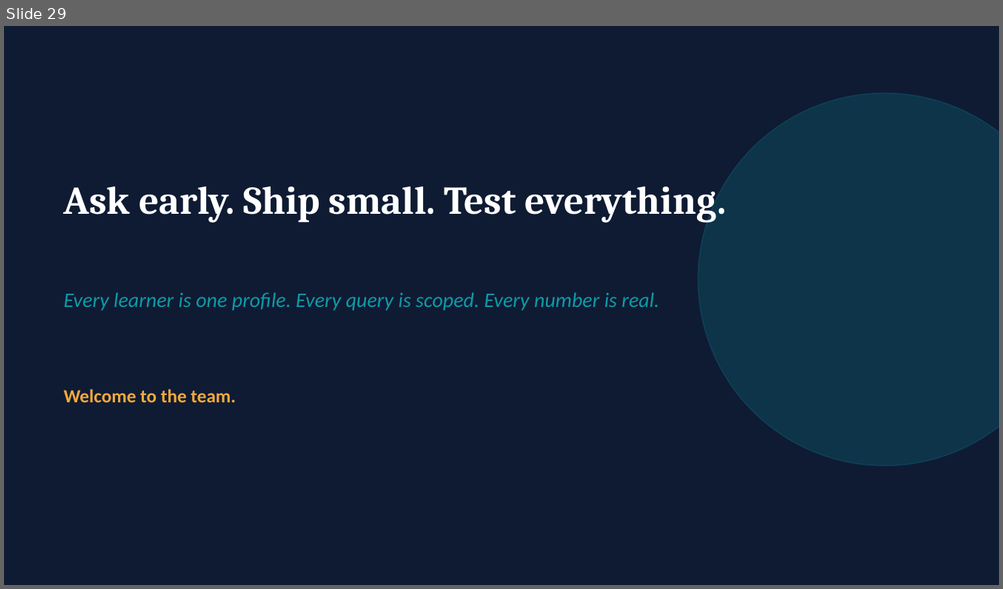
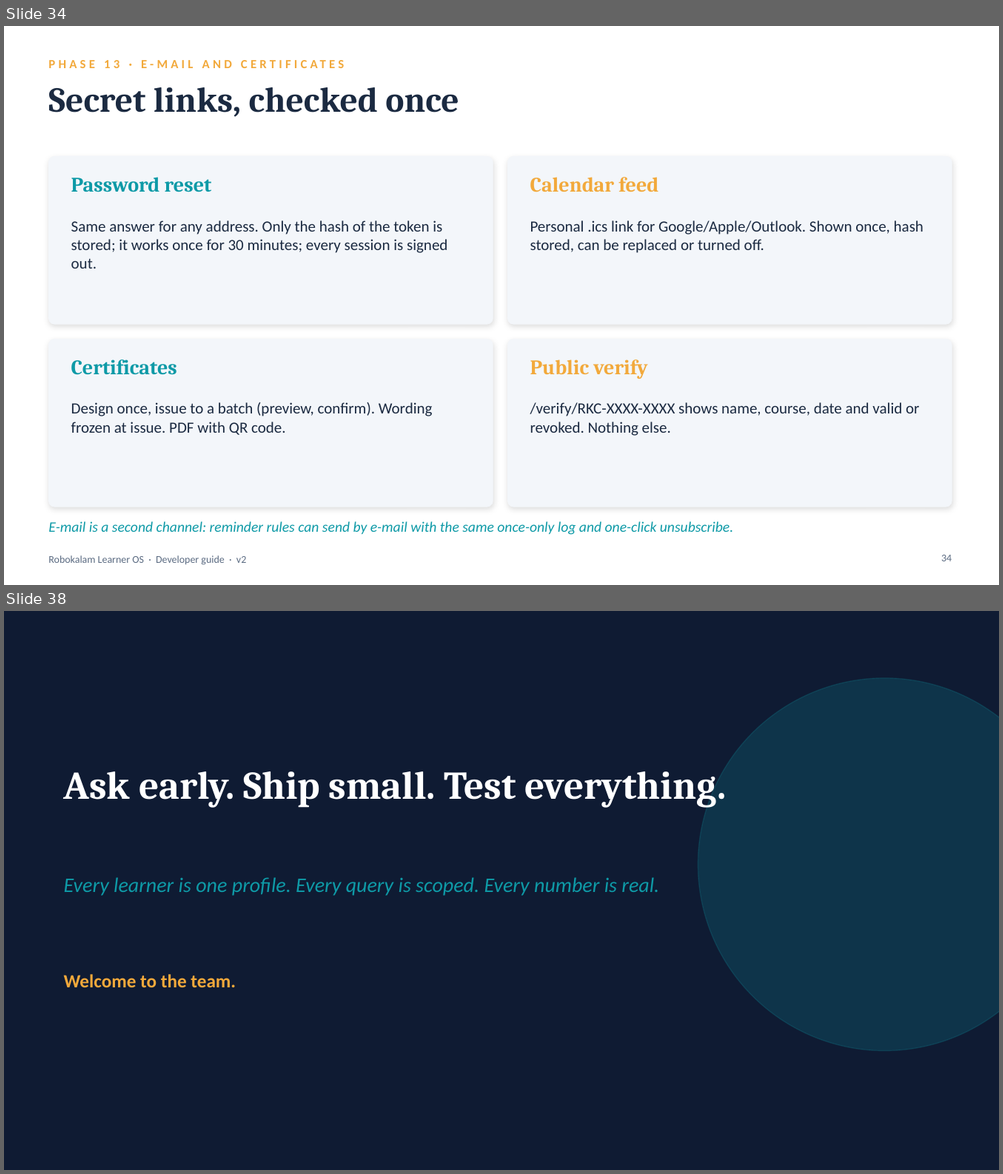
Before and after one commit to abhinayame/robokalamOS, a slide deck: docs/Robokalam-Learner-OS-Developer-Guide.pptx. Shown one above the other, each under a label of ours: slide 29 before the commit, slides 34 and 38 after it; the slides between them are not shown. The pictures are 1003x589 and 1003x1174 pixels, drawn with LibreOffice and Linux fonts; fonts in the diff are those of the drawing. Boxes give left, top, right and bottom in pixels: in the first picture for what was removed or moved away, otherwise in the second. Text is boxed around its words. In the diff, an @@ line names an element or a change of style, - is before the commit and + after.

```diff
--- a/docs/Robokalam-Learner-OS-Developer-Guide.pptx
+++ b/docs/Robokalam-Learner-OS-Developer-Guide.pptx
@@ slide 34 added at [4, 26, 999, 585], background #FFFFFF @@
@@ text added at [89, 60, 95, 68], 12 pt, text #F2A93B, bold @@
+PHASE 13 · E-MAIL AND CERTIFICATES
@@ text added at [48, 87, 458, 117], 34 pt, text #1B2A41, bold @@
+Secret links, checked once
@@ rounded rectangle added at [48, 156, 492, 324], fill #F3F6FA, outline #F3F6FA 0.75 pt @@
@@ rounded rectangle added at [508, 156, 951, 324], fill #F3F6FA, outline #F3F6FA 0.75 pt @@
@@ text added at [71, 177, 212, 192], 20 pt, text #0E9AA7, bold @@
+Password reset
@@ text added at [530, 177, 658, 192], 20 pt, text #F2A93B, bold @@
+Calendar feed
@@ text added at [71, 221, 447, 269], 15 pt, text #1B2A41 @@
+Same answer for any address. Only the hash of the token is stored; it works once for 30 minutes; every session is signed out.
@@ text added at [530, 221, 923, 253], 15 pt, text #1B2A41 @@
+Personal .ics link for Google/Apple/Outlook. Shown once, hash stored, can be replaced or turned off.
@@ rounded rectangle added at [48, 339, 492, 507], fill #F3F6FA, outline #F3F6FA 0.75 pt @@
@@ rounded rectangle added at [508, 339, 951, 507], fill #F3F6FA, outline #F3F6FA 0.75 pt @@
@@ text added at [71, 360, 177, 375], 20 pt, text #0E9AA7, bold @@
+Certificates
@@ text added at [530, 360, 647, 379], 20 pt, text #F2A93B, bold @@
+Public verify
@@ text added at [71, 403, 432, 435], 15 pt, text #1B2A41 @@
+Design once, issue to a batch (preview, confirm). Wording frozen at issue. PDF with QR code.
@@ text added at [530, 403, 919, 436], 15 pt, text #1B2A41 @@
+/verify/RKC-XXXX-XXXX shows name, course, date and valid or revoked. Nothing else.
@@ text added at [48, 522, 733, 535], 14 pt, text #0E9AA7, italic @@
+E-mail is a second channel: reminder rules can send by e-mail with the same once-only log and one-click unsubscribe.
@@ text added at [48, 556, 246, 565], 10 pt, text #5B6B82 @@
+Robokalam Learner OS · Developer guide · v2
@@ page number added at [941, 555, 951, 562], 10 pt, text #5B6B82 @@
+34
@@ what was slide 29 is now slide 38 @@
```
Also in this commit, not shown: 28 slides changed, 8 other slides added, 4 other files.
